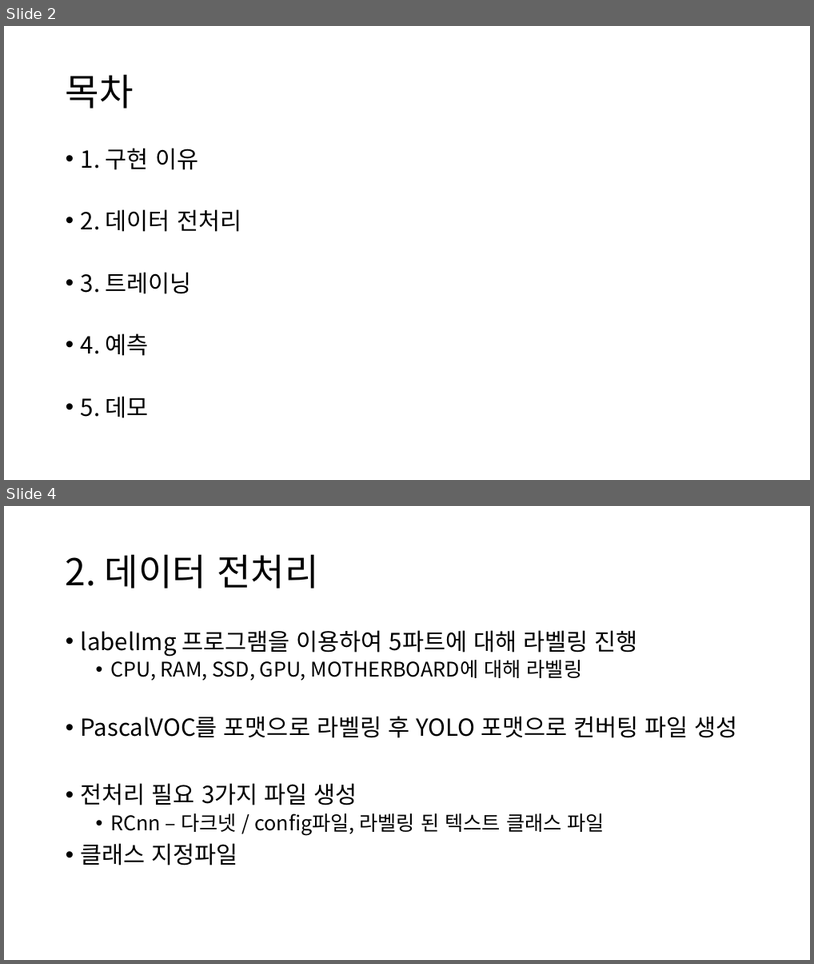
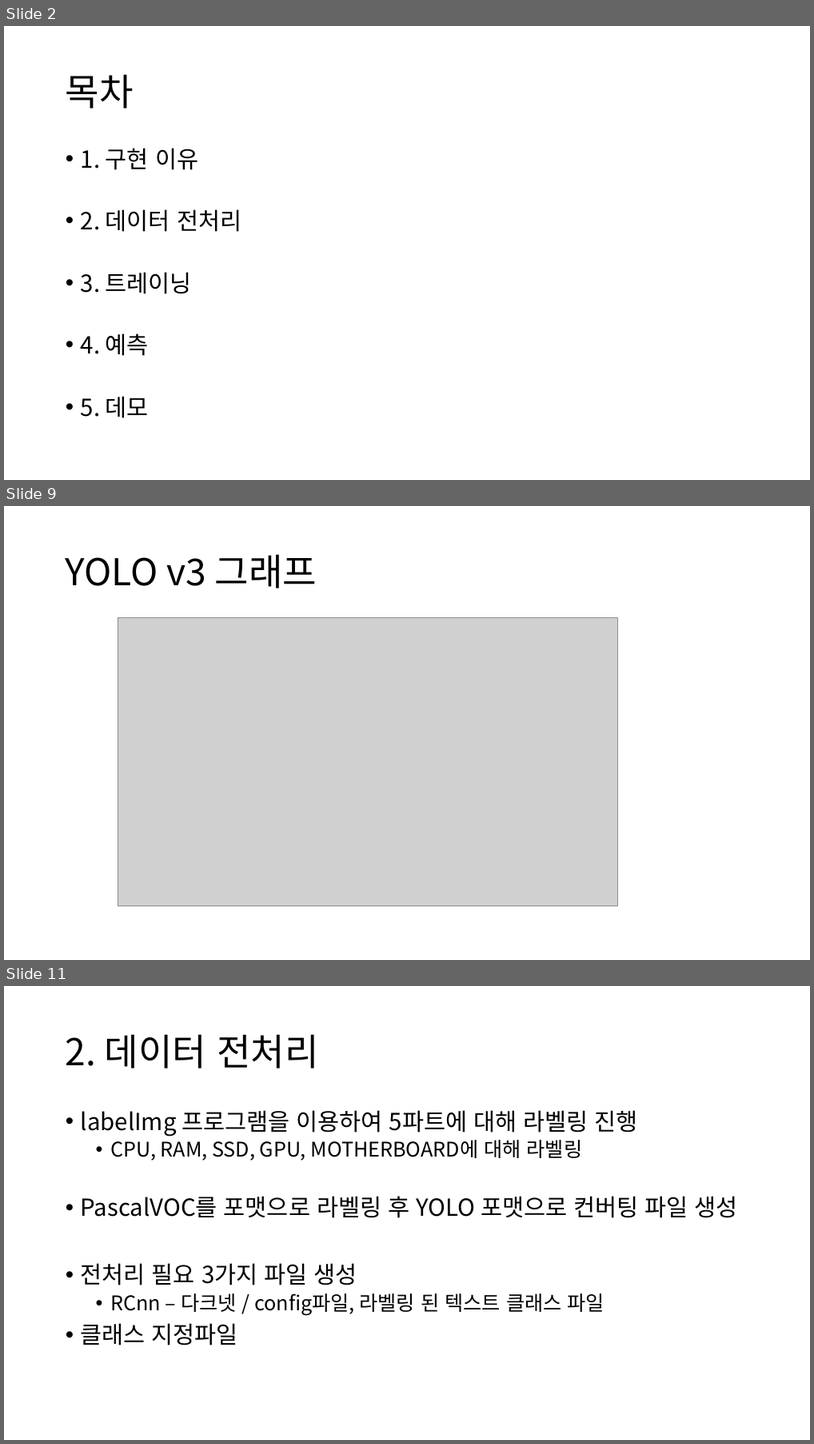
Before and after one commit to Team-Tetrapod/project, a slide deck: 2. 발표자료/PC조립 헬퍼 최종본.pptx. Shown one above the other, each under a label of ours: slides 2 and 4 before the commit, slides 2, 9 and 11 after it; the slides between them are not shown. The pictures are 814x964 and 814x1444 pixels, drawn with LibreOffice and Linux fonts; fonts in the diff are those of the drawing; grey boxes stand for pictures. Boxes give left, top, right and bottom in pixels: in the first picture for what was removed or moved away, otherwise in the second. Text is boxed around its words. In the diff, an @@ line names an element or a change of style, - is before the commit and + after.

```diff
--- a/2. 발표자료/PC조립 헬퍼 최종본.pptx
+++ b/2. 발표자료/PC조립 헬퍼 최종본.pptx
@@ slide 9 added at (x1=4, y1=506, x2=810, y2=960), background #FFFFFF @@
@@ title added at (x1=66, y1=554, x2=317, y2=588), 44 pt, text #000000 @@
+YOLO v3 그래프
@@ picture added at (x1=118, y1=618, x2=618, y2=906) @@
@@ what was slide 4 is now slide 11 @@
```
Also in this commit, not shown: 2 slides changed, 6 other slides added, 17 other files.
